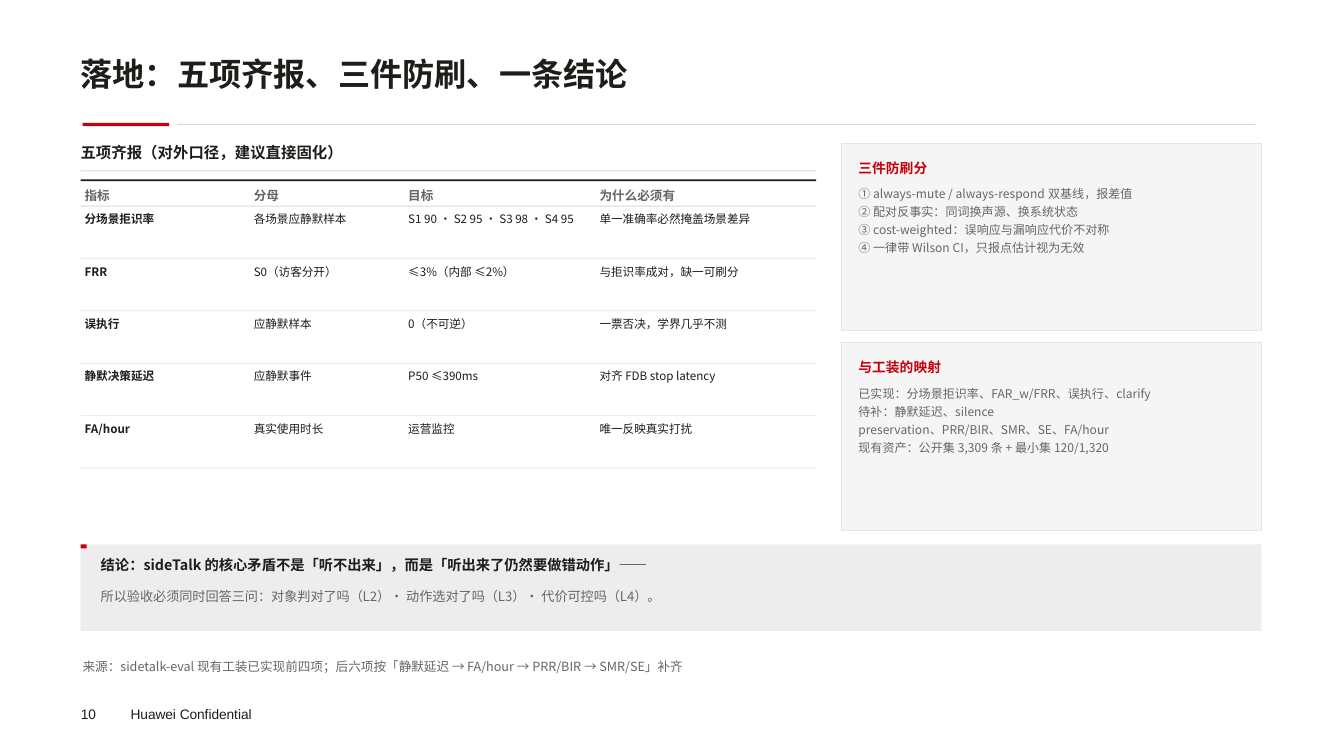
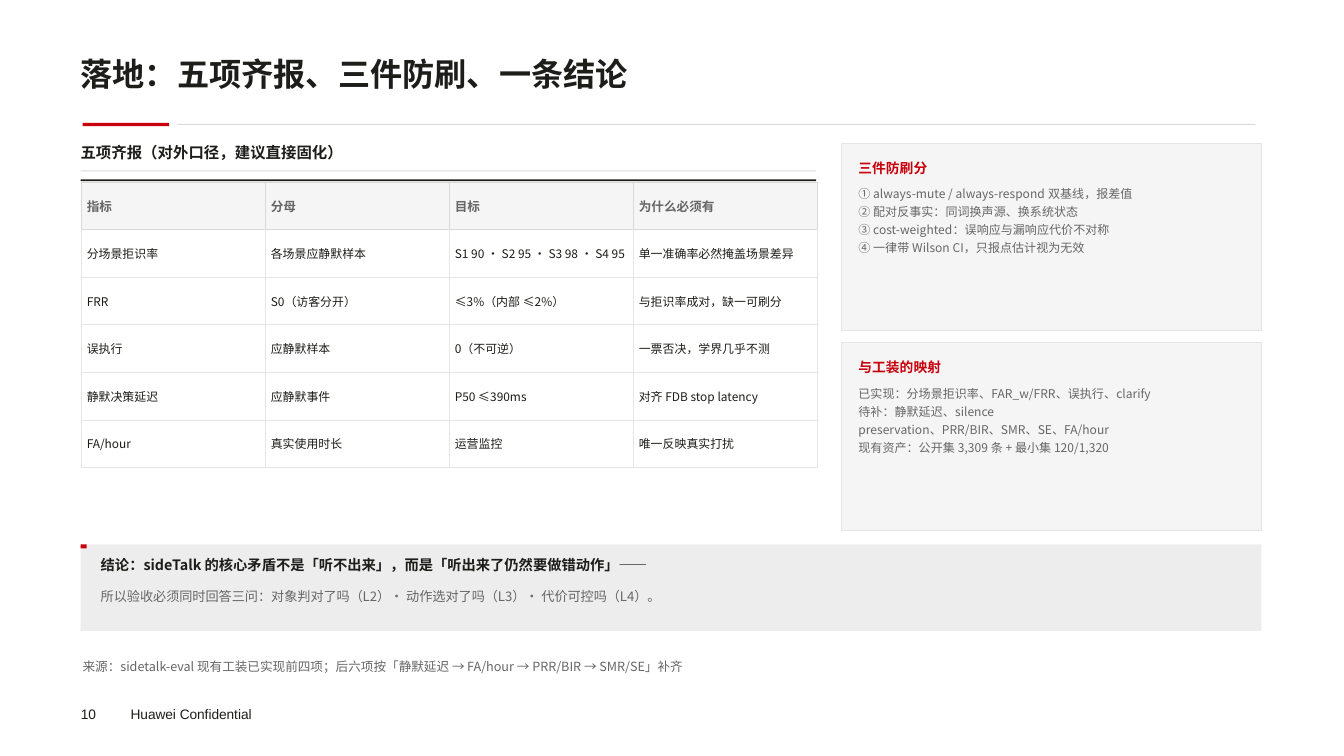
Before and after one commit to Xudream/sidetalk-eval, a slide deck: slide 10 of docs/v2/sideTalk-技术洞察-2026Q4-10页.pptx. Drawn at 1344x756 pixels with LibreOffice and Linux fonts; fonts in the diff are those of the drawing; background and template pictures are left out. Boxes give left, top, right and bottom in pixels: in the first picture for what was removed or moved away, otherwise in the second. Text is boxed around its words. In the diff, an @@ line names an element or a change of style, - is before the commit and + after.

Commit message:
docs(pptx): 10页 deck P10 五项齐报改为原生表格
- 删除 30 个模拟表格的散落文本框/分隔线，插入 6 行×4 列原生表格（指标/分母/目标/为什么必须有）
- 表头灰底加粗，数据行白底细边框，与华为浅色模板协调
- 右侧防刷分/工装映射卡片与底部结论保持不变

```diff
--- a/docs/v2/sideTalk-技术洞察-2026Q4-10页.pptx
+++ b/docs/v2/sideTalk-技术洞察-2026Q4-10页.pptx
@@ rectangle removed at (x1=81, y1=206, x2=816, y2=207) @@
@@ table added at (x1=82, y1=182, x2=819, y2=467), 6 rows, 4 columns @@
+指标 | 分母 | 目标 | 为什么必须有
+分场景拒识率 | 各场景应静默样本 | S1 90 · S2 95 · S3 98 · S4 95 | 单一准确率必然掩盖场景差异
+FRR | S0（访客分开） | ≤3%（内部 ≤2%） | 与拒识率成对，缺一可刷分
+误执行 | 应静默样本 | 0（不可逆） | 一票否决，学界几乎不测
+静默决策延迟 | 应静默事件 | P50 ≤390ms | 对齐 FDB stop latency
+FA/hour | 真实使用时长 | 运营监控 | 唯一反映真实打扰
@@ text removed at (x1=85, y1=189, x2=110, y2=201) @@
-指标
@@ text removed at (x1=254, y1=189, x2=279, y2=201) @@
-分母
@@ text removed at (x1=408, y1=189, x2=433, y2=201) @@
-目标
@@ text removed at (x1=600, y1=189, x2=676, y2=201) @@
-为什么必须有
@@ text removed at (x1=85, y1=213, x2=155, y2=224) @@
-分场景拒识率
@@ text removed at (x1=254, y1=213, x2=347, y2=224) @@
-各场景应静默样本
@@ text removed at (x1=408, y1=214, x2=574, y2=223) @@
-S1 90 · S2 95 · S3 98 · S4 95
@@ text removed at (x1=600, y1=213, x2=751, y2=224) @@
-单一准确率必然掩盖场景差异
@@ rectangle removed at (x1=81, y1=258, x2=816, y2=259) @@
@@ text removed at (x1=85, y1=267, x2=108, y2=276) @@
-FRR
@@ text removed at (x1=254, y1=266, x2=337, y2=277) @@
-S0（访客分开）
@@ text removed at (x1=408, y1=266, x2=514, y2=277) @@
-≤3%（内部 ≤2%）
@@ text removed at (x1=600, y1=266, x2=739, y2=277) @@
-与拒识率成对，缺一可刷分
@@ rectangle removed at (x1=81, y1=310, x2=816, y2=311) @@
@@ text removed at (x1=85, y1=318, x2=120, y2=329) @@
-误执行
@@ text removed at (x1=254, y1=318, x2=312, y2=329) @@
-应静默样本
@@ text removed at (x1=408, y1=318, x2=472, y2=329) @@
-0（不可逆）
@@ text removed at (x1=600, y1=318, x2=728, y2=329) @@
-一票否决，学界几乎不测
@@ rectangle removed at (x1=81, y1=363, x2=816, y2=364) @@
@@ text removed at (x1=85, y1=370, x2=155, y2=381) @@
-静默决策延迟
@@ text removed at (x1=254, y1=370, x2=312, y2=381) @@
-应静默事件
@@ text removed at (x1=408, y1=371, x2=478, y2=380) @@
-P50 ≤390ms
@@ text removed at (x1=600, y1=370, x2=715, y2=383) @@
-对齐 FDB stop latency
@@ rectangle removed at (x1=81, y1=415, x2=816, y2=416) @@
@@ text removed at (x1=85, y1=423, x2=130, y2=435) @@
-FA/hour
@@ text removed at (x1=254, y1=423, x2=324, y2=434) @@
-真实使用时长
@@ text removed at (x1=408, y1=423, x2=454, y2=434) @@
-运营监控
@@ text removed at (x1=600, y1=423, x2=693, y2=434) @@
-唯一反映真实打扰
@@ rectangle removed at (x1=81, y1=467, x2=816, y2=468) @@
```
